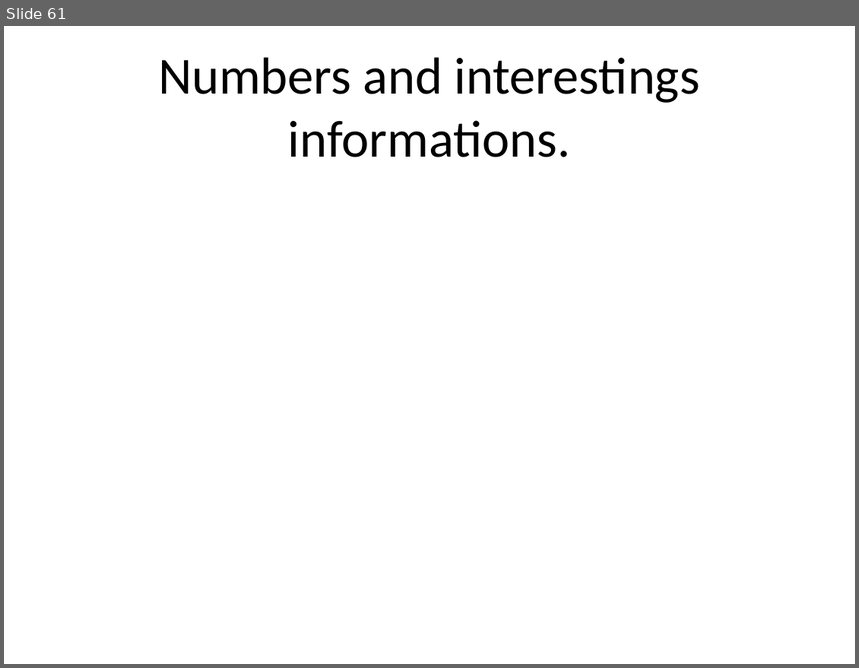
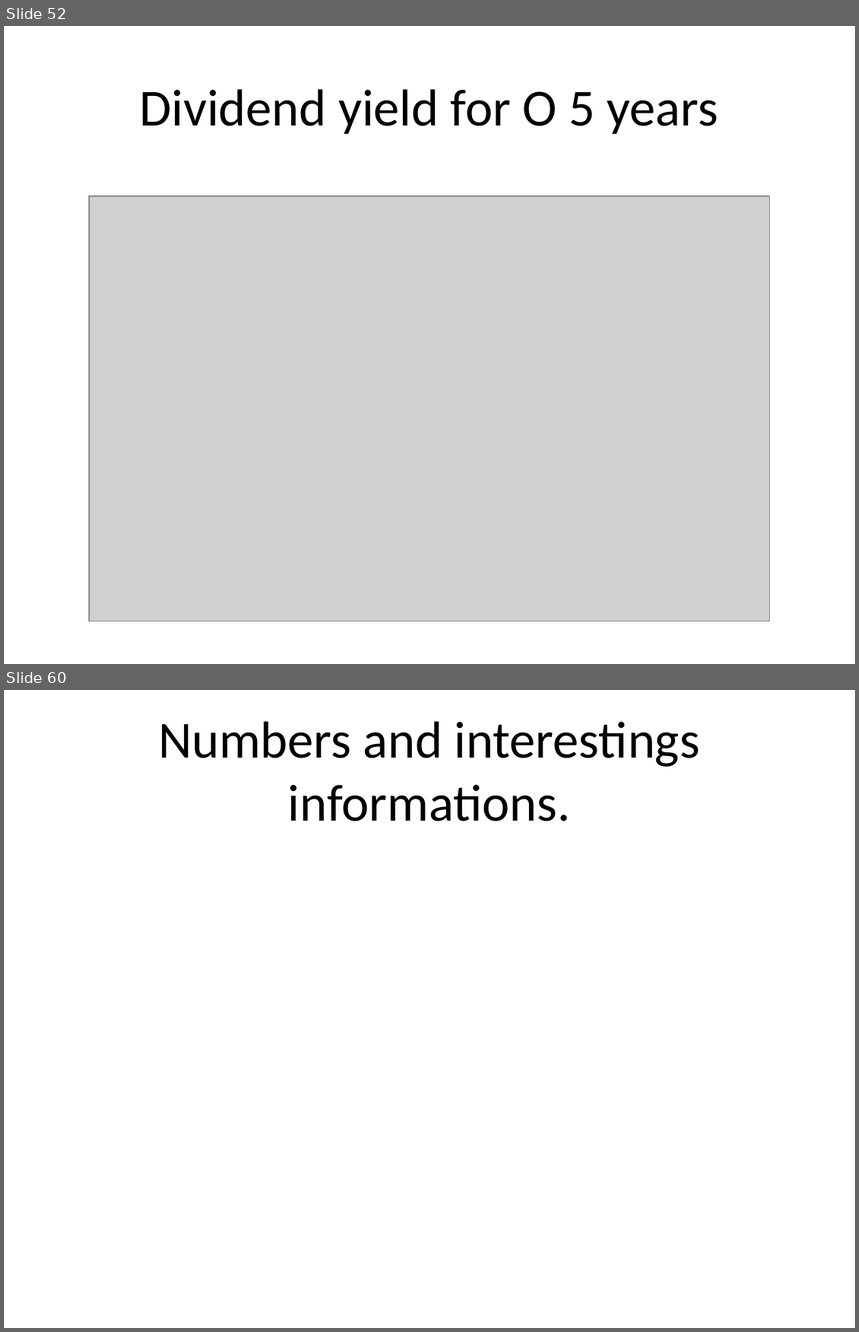
Before and after one commit to Mathiascalifornia/Fundamental-Analysis, a slide deck: Output_english_example.pptx. Shown one above the other, each under a label of ours: slide 61 before the commit, slides 52 and 60 after it; the slides between them are not shown. The pictures are 859x668 and 859x1332 pixels, drawn with LibreOffice and Linux fonts; fonts in the diff are those of the drawing; grey boxes stand for pictures. Boxes give left, top, right and bottom in pixels: in the first picture for what was removed or moved away, otherwise in the second. Text is boxed around its words. In the diff, an @@ line names an element or a change of style, - is before the commit and + after.

```diff
--- a/Output_english_example.pptx
+++ b/Output_english_example.pptx
@@ slide 52 added at bbox=[4, 26, 855, 664], background #FFFFFF @@
@@ title added at bbox=[140, 89, 718, 134], 44 pt, text #000000 @@
+Dividend yield for O 5 years
@@ picture added at bbox=[89, 196, 770, 622] @@
@@ what was slide 61 is now slide 60 @@
```
Also in this commit, not shown: 4 slides changed, 1 other slide added, 3 slides removed, 7 other files.
